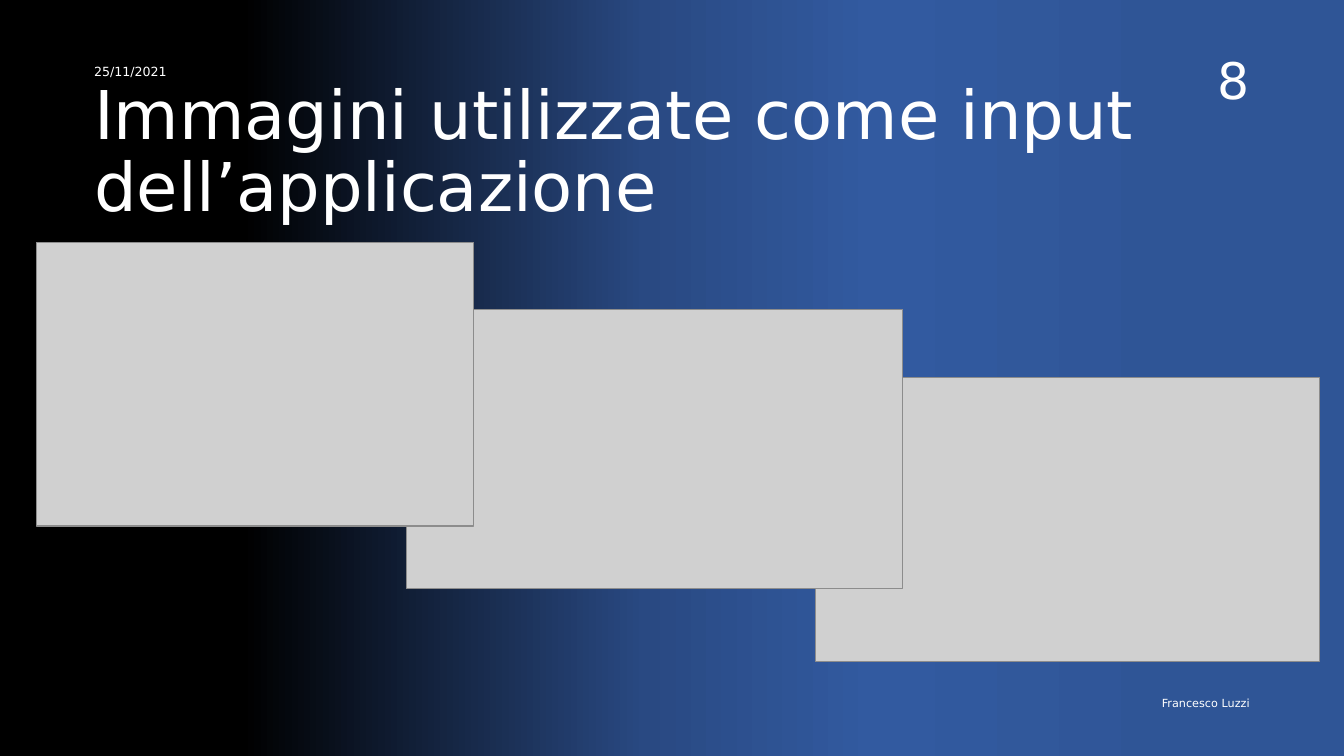
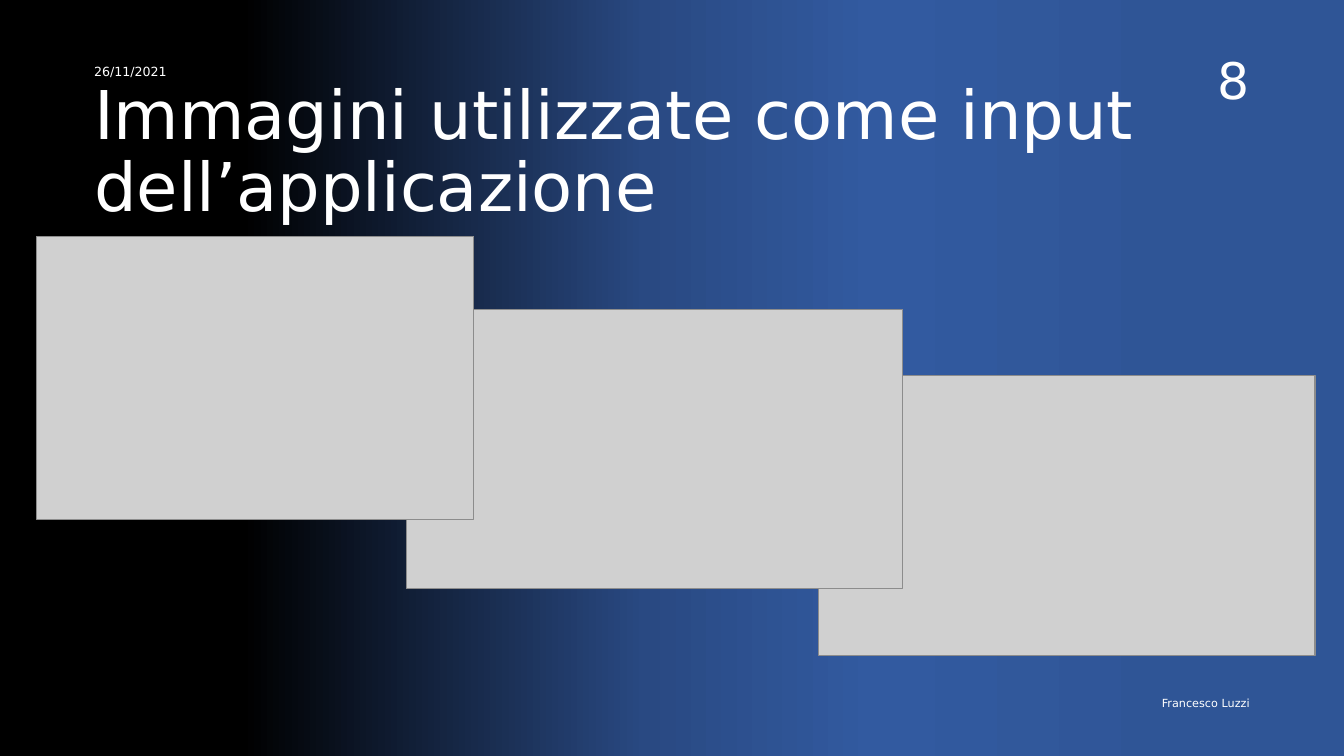
Before and after one commit to FrancescoLuzzi/Tesi, a slide deck: slide 8 of Presentazione.pptx. Drawn at 1344x756 pixels with LibreOffice and Linux fonts; fonts in the diff are those of the drawing; grey boxes stand for pictures. Boxes give left, top, right and bottom in pixels: in the first picture for what was removed or moved away, otherwise in the second. Text is boxed around its words. In the diff, an @@ line names an element or a change of style, - is before the commit and + after.

Commit message:
Presentation changes

```diff
--- a/Presentazione.pptx
+++ b/Presentazione.pptx
@@ text at (x1=94, y1=66, x2=167, y2=78): text changed @@
-25/11/2021
+26/11/2021
@@ picture moved from (x1=36, y1=243, x2=474, y2=526) to (x1=36, y1=236, x2=474, y2=519) @@
@@ picture resized from (x1=816, y1=378, x2=1320, y2=661) to (x1=819, y1=376, x2=1316, y2=655) @@
```
Also in this commit, not shown: 12 other slides changed.
